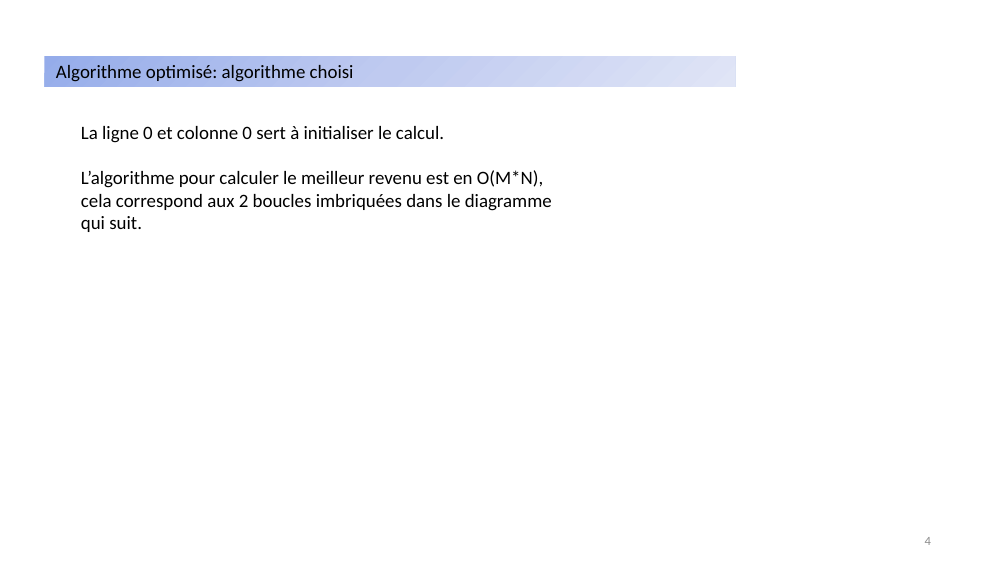
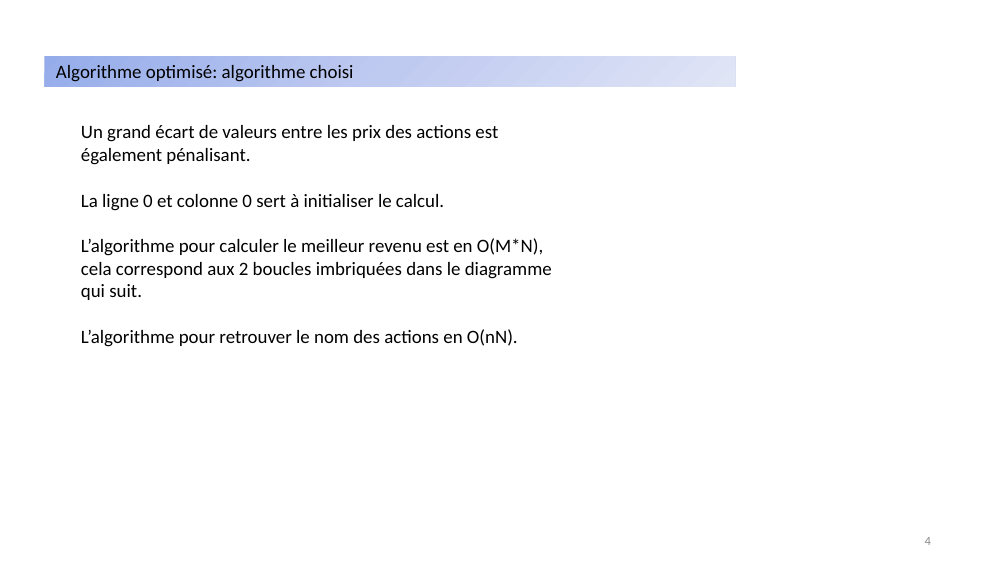
Before and after one commit to jsoques1/AlgoInvest-Trade, a slide deck: slide 4 of Présentation1.pptx. Drawn at 1008x567 pixels with LibreOffice and Linux fonts; fonts in the diff are those of the drawing. Boxes give left, top, right and bottom in pixels: in the first picture for what was removed or moved away, otherwise in the second. Text is boxed around its words. In the diff, an @@ line names an element or a change of style, - is before the commit and + after.

Commit message:
update ppt and pdf

```diff
--- a/Présentation1.pptx
+++ b/Présentation1.pptx
@@ text at (81, 125, 498, 165): paragraph added @@
+Un grand écart de valeurs entre les prix des actions est également pénalisant.
@@ text at (81, 329, 518, 347): paragraph added @@
+L’algorithme pour retrouver le nom des actions en O(nN).
```
Also in this commit, not shown: 1 slide added, 1 other file.
